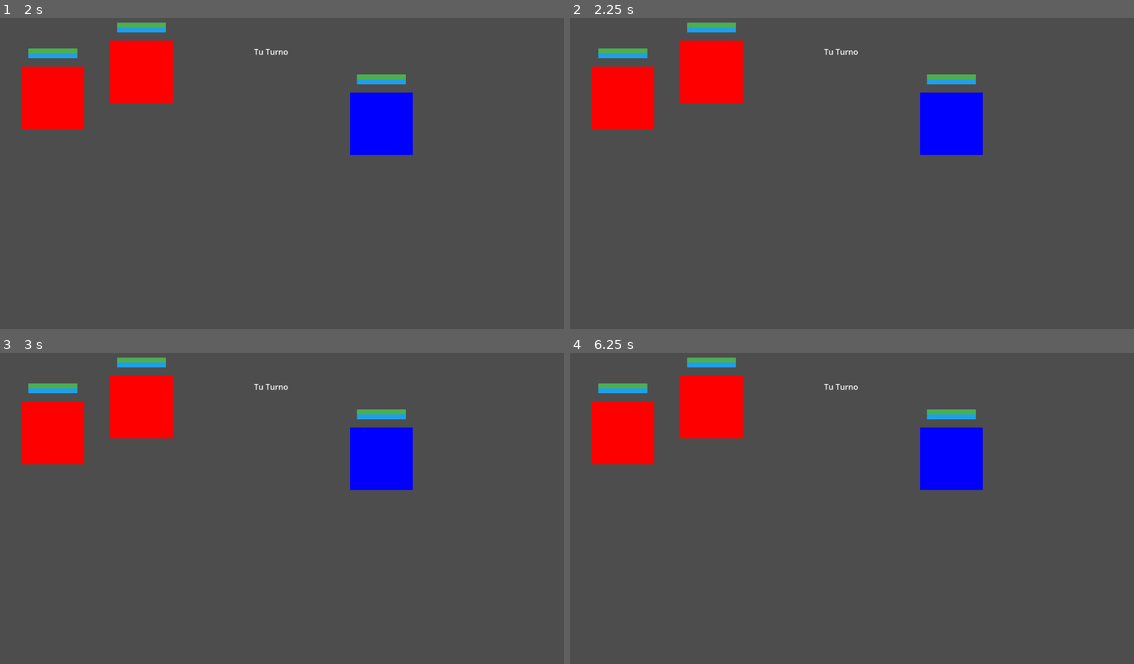
Above: before the commit, frames 1-4 (two rows, left to right).
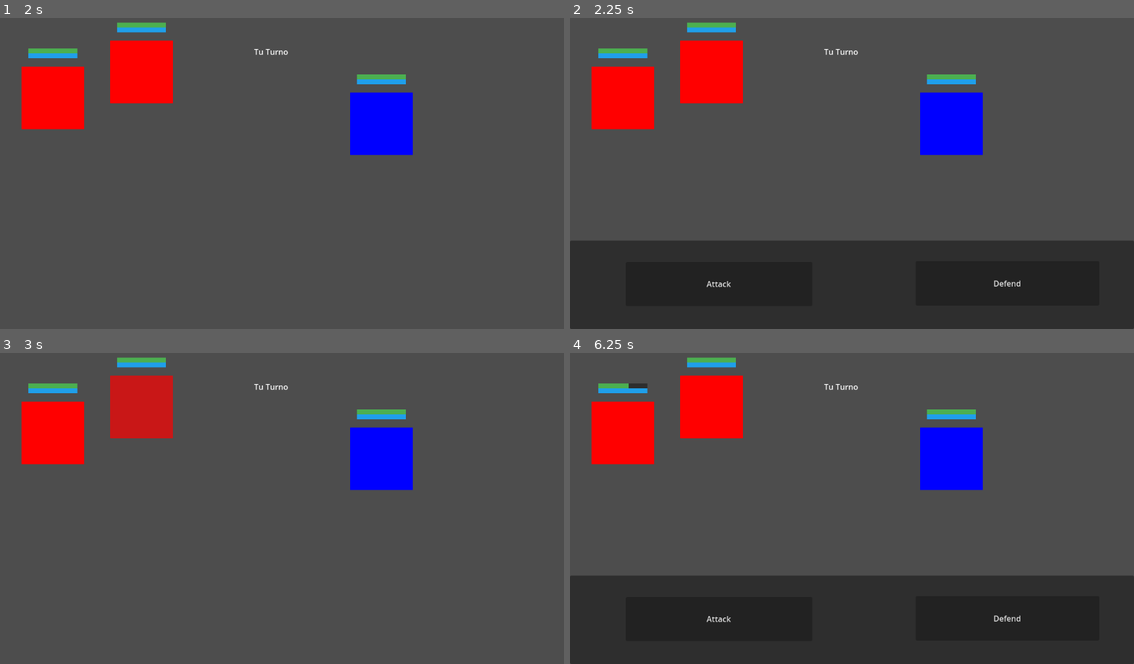
Above: after the commit, the same moments.

Repository: alvgarvar/ValMagicaGodot
Game: Godot game, scene res://scenes/Battle/battle.tscn
Same seed, same stepped clock (60 frames per second), same inputs: the game is played once before the commit and once after it.
Inputs (mouse positions are in pixels of both pictures, inside the frame that each line leads up to):
- Up to frame 1 (2 s): click "Defend" at 0.5 s; tap Enter (ui_accept) at 1.25, 1.52 s; hold Right (ui_right) from 1.28 s (still down)
- Up to frame 2 (2.25 s): tap Enter (ui_accept) at 2 s; release Right (ui_right) at 2.03 s; hold Left (ui_left) from 2.03 s (still down)
- Up to frame 3 (3 s): tap Enter (ui_accept) at 2.27 s; release Left (ui_left) at 2.75 s; click (146, 620) at 2.75 s, where only the run after the commit has a clickable "Attack"
- Up to frame 4 (6.25 s): hold Right (ui_right) 3.53-5.03 s; tap Enter (ui_accept) at 4.52, 5, 5.27, 5.75, 6.02 s; hold Left (ui_left) from 5.03 s (still down)

Frame 1 is identical in both runs. In frame 2, 28% of the frame differs, in the area x 0-100%, y 71-100%; in frame 3, 2.2%; in frame 4, 28%, in the area x 0-100%, y 9-100%.

Commit message:
Combat System fix: Add end action in defense

Diff:
--- a/scripts/Battle/Items/player.gd
+++ b/scripts/Battle/Items/player.gd
@@ -45,6 +45,7 @@
 func _on_defend_pressed():
 	print(name_actor + " defiende en su turno")
 	close_menu()
+	end_action()
 
 func close_menu():
 	menu_ui.visible = false
